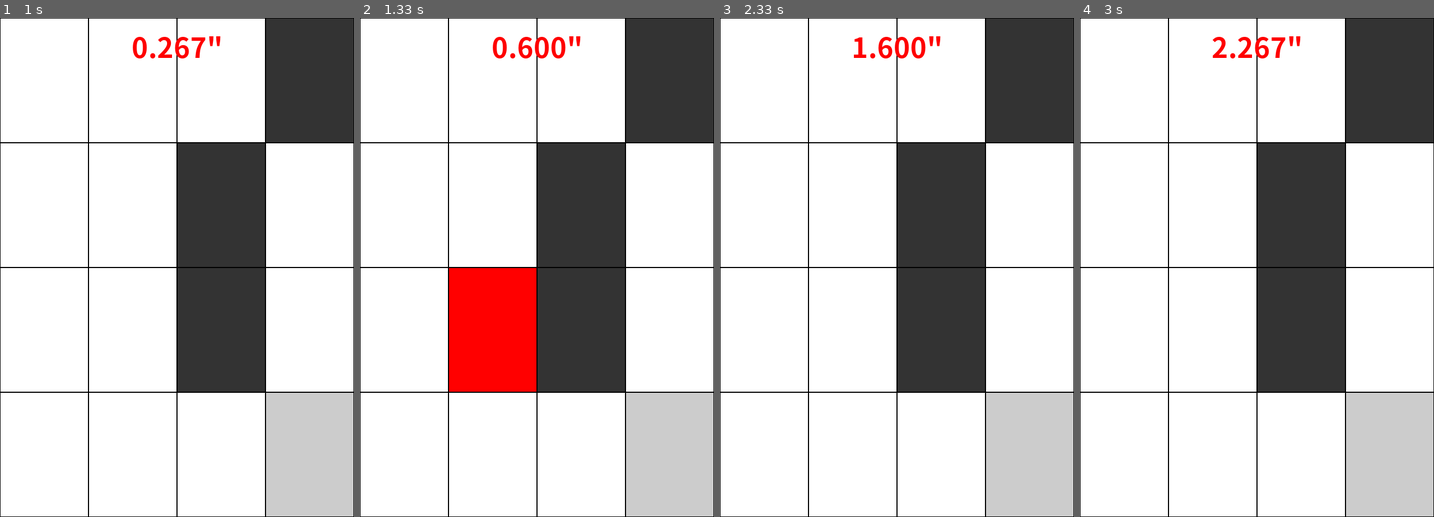
Above: before the commit, frames 1-4 (left to right).
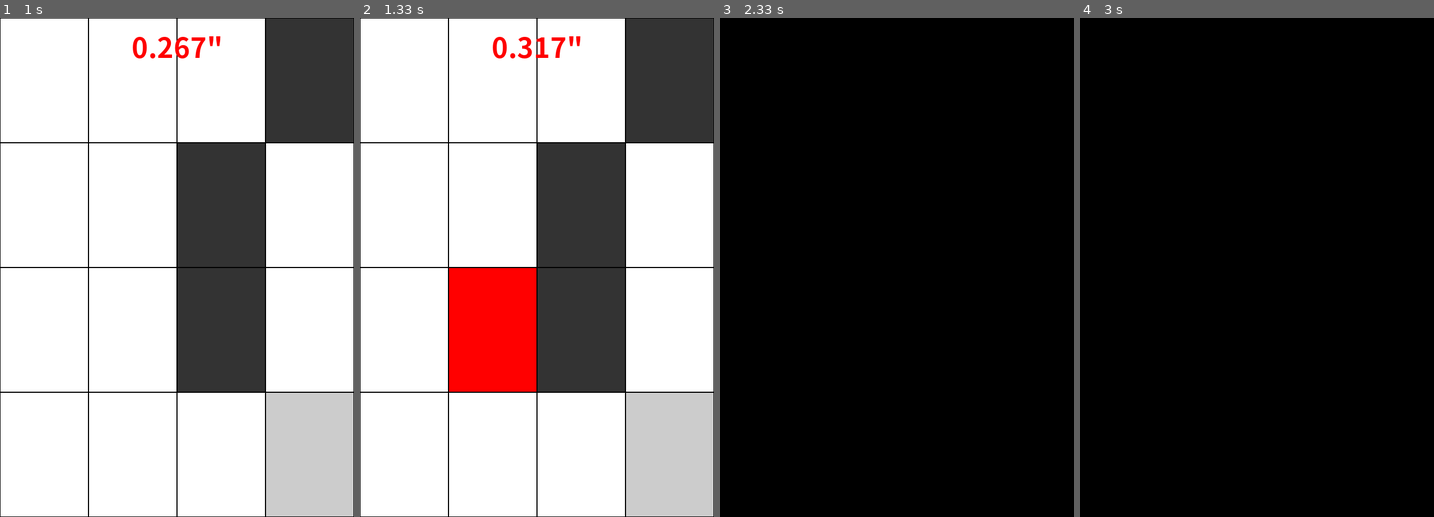
Above: after the commit, the same moments.

Repository: yviscool/pygame
Game: pygame game, started from donttap/main.py
Two runs of this game, one before a commit and one after it. Both use one fixed random seed, a clock stepped at 60 frames per second and the inputs below.
Inputs (mouse positions are in pixels of both pictures, inside the frame that each line leads up to):
- Up to frame 1 (1 s): click "街机(竞技)" at 0.38 s; click "开始" at 0.72 s
- Up to frame 2 (1.33 s): press the mouse at (469, 367) at 1.03 s; move the mouse to (505, 227) at 1.13 s; release the mouse at (540, 87) at 1.27 s
- Up to frame 3 (2.33 s): tap 1 at 1.33 s; click "返回" at 2.22 s
- Up to frame 4 (3 s): no input

Frame 1 is identical in both runs. In frame 2, 0.3% of the frame differs, in the area x 44-59%, y 3-9%; in frame 3, 98%, in the area x 0-100%, y 0-100%; in frame 4, 98%.

Commit message:
Update main.py

Diff:
--- a/donttap/main.py
+++ b/donttap/main.py
@@ -3,6 +3,7 @@
 '''
 import pygame
 import random
+import time
 
 # 初始化
 pygame.init()
@@ -31,9 +32,8 @@
 
 # 游戏执行条件
 run = True
-# 游戏结束  0 进行  1 胜利  -1 失败
-game_over = 0
-# 0 选择 1 游戏
+
+# -2 失败 -1 游戏失败中  0 选择  1 游戏开始  2 游戏进行  3 胜利
 step = 0
 
 # 常量
@@ -63,6 +63,7 @@
 BLOCKS_TYPE_CLICKED   = 2
 BLOCKS_TYPE_GOLD      = 3
 BLOCKS_TYPE_START     = 4
+
 # -1 代表红色(失败)
 # 0 代表白色(不可点击-否则失败)\
 # 1 代表灰色(可点击)
@@ -70,10 +71,10 @@
 # 3 代表黄色 (游戏开始的最后一排)
 # 4 代表开始的色块
 markers = [
-	[0, 0, 0, 0, 3],
-	[0, 0, 0, 0, 3],
-	[0, 0, 0, 0, 3],
-	[0, 0, 0, 0, 3],
+	[0, 0, 0, 0, BLOCKS_TYPE_GOLD],
+	[0, 0, 0, 0, BLOCKS_TYPE_GOLD],
+	[0, 0, 0, 0, BLOCKS_TYPE_GOLD],
+	[0, 0, 0, 0, BLOCKS_TYPE_GOLD],
 ]
 
 # [
@@ -156,21 +157,29 @@
 
 	def update(self):
 
+		global step
+
 		pos = pygame.mouse.get_pos()
+
+		if pygame.mouse.get_pressed()[0] == 0:
+			self.return_clicked = False
+			self.again_clicked = False
 
 		if self.return_btn[1].collidepoint(pos):
 			if pygame.mouse.get_pressed()[0] == 1 and self.return_clicked == False:
 				self.return_clicked = True
-				print('返回被点击')
+
+				step = 0
+				game.init()
+				game.init_block()
+				game.init_buttons()
+
 
 		if self.again_btn[1].collidepoint(pos):
 			if pygame.mouse.get_pressed()[0] == 1 and self.again_clicked == False:
 				self.again_clicked = True
-				print('重来被点击')
-
-		if pygame.mouse.get_pressed()[0] == 0:
-			self.return_clicked = False
-			self.again_clicked = False
+
+
 
 class Mode:
 
@@ -210,6 +219,8 @@
 		self.types = types
 		self.w = w
 		self.h = h
+
+		self.time  = pygame.time.get_ticks()
 
 		if types == 1:
 			self.txt = '经典'
@@ -240,7 +251,6 @@
 		self.block_color = color_lst[ (types-1) % 2 ]
 		self.txt_color   = color_lst[ types     % 2 ]
 
-		self.time  = pygame.time.get_ticks()
 
 		self.speed = 10
 
@@ -250,6 +260,8 @@
 			self.direction = -1 # 向左
 
 		self.reverse = False # 动画是否反转 , 选择和开始的时候
+
+		self.clicked = False
 
 	def draw(self):
 
@@ -267,15 +279,14 @@
 		)
 
 	def update(self):
-
 		self.move()
-		self.click()
+		# self.click()
 
 	def move(self):
 
-		now = pygame.time.get_ticks()
-
 		if self.speed:
+
+			now = pygame.time.get_ticks()
 
 			if now - self.time > self.start:
 
@@ -318,6 +329,7 @@
 
 		# 鼠标左键按下的时候
 		if pygame.mouse.get_pressed()[0] == 1 and self.clicked == False:
+
 			self.clicked = True
 
 			self.time = pygame.time.get_ticks()
@@ -332,11 +344,10 @@
 			else:
 				self.start = 800
 
-			step = 1
-
 			if self.rect.x // self.w == pos[0] // self.w \
 				and self.rect.y // self.h == pos[1] // self.h:
-				print('点击了')
+				step = 1
+				print(self.txt, '被点击了')
 
 # 游戏色块
 class Block:
@@ -385,7 +396,7 @@
 			self.color = GREY
 			self.txt = True
 
-	def draw(self, clicked, game):
+	def draw(self, clicked):
 
 		global step
 
@@ -400,11 +411,9 @@
 				pygame.draw.rect(screen, colors[self.repeat//30%2], self.rect)
 				self.repeat += 4
 			else:
-
 				if not self.once:
-					step = -1
+					step = -2
 					self.once = True
-
 
 
 		# 正确点击的时候 变成灰白 面积会慢慢变大
@@ -425,7 +434,7 @@
 		pygame.draw.rect(screen, BLACK, self.rect, BORDER)
 
 		# 开始按钮
-		if not clicked and self.txt:
+		if step == 1 and self.txt:
 			draw_text(
 				'开始',
 				yahei44,
@@ -435,9 +444,6 @@
 				True
 			)
 
-		if clicked and self.txt:
-			self.txt = None
-
 	def update(self):
 
 		if self.move:
@@ -455,6 +461,10 @@
 
 	def __init__(self):
 
+		self.init()
+
+
+	def init(self):
 		self.blocks = []
 		self.buttons = []
 
@@ -463,7 +473,6 @@
 
 		# 倒计时
 		self.time = None
-
 		#
 		self.str_time = None
 
@@ -471,6 +480,7 @@
 
 	# 生成最初砖块
 	def init_block(self):
+
 		# 随机产生色块
 		# markers = [
 		# 	[0, 0, 0, 0, 3],
@@ -479,6 +489,13 @@
 		# 	[0, 0, 0, 0, 3],
 		# ]
 		#   0   1  2  3  4
+
+		markers = [
+			[0, 0, 0, 0, BLOCKS_TYPE_GOLD],
+			[0, 0, 0, 0, BLOCKS_TYPE_GOLD],
+			[0, 0, 0, 0, BLOCKS_TYPE_GOLD],
+			[0, 0, 0, 0, BLOCKS_TYPE_GOLD],
+		]
 
 		W = WIDTH  // 4
 		H = HEIGHT // 4
@@ -534,10 +551,10 @@
 		# 绘制背景
 		self.draw_background()
 
-		# 绘制砖块
-		if step == 1:
+		# 绘制砖块  (游戏进行和游戏失败中都应该是绘制砖块的的)
+		if step in (1, 2, 3, -1):
 			self.draw_blocks()
-		elif step == -1:
+		elif step == -2:
 			self.prompt.draw()
 			self.prompt.update()
 
@@ -548,6 +565,7 @@
 	# 绘制背景
 	def draw_background(self):
 
+		# 选择 黑色的
 		if step == 0:
 			screen.fill(BLACK)
 		else:
@@ -557,24 +575,24 @@
 	def draw_buttons(self):
 		for b in self.buttons:
 			b.draw()
-			b.update()
 
 	# 绘制砖块
 	def draw_blocks(self):
 
 		for b in self.blocks:
-			b.draw(self.time, self)
-
-		# 倒计时
-		counter = '0.000"'
-
-		if self.time:
-
+			b.draw(self.time)
+
+		# 游戏开始
+		if step == 1:
+			counter = '0.000"'
+		# 游戏进行
+		elif step == 2:
 			now = pygame.time.get_ticks()
-
 			counter = '{:.3f}'.format(round((now-self.time)/1000, 3)) + '"'
-
 			self.str_time = counter
+		else:
+			counter = self.str_time
+
 
 		# 绘制倒计时
 		draw_text(
@@ -589,15 +607,46 @@
 	# 更新
 	def update(self):
 
-		if game_over == 0:
-			# 处理点击
-			pos = self.click()
-
-
-
-	def click(self):
-
-		global game_over
+		if step in (1, 2):
+			self.click_blocks()
+
+		# if step == 0:
+		# 	self.click_buttons()
+
+
+		for b in self.buttons:
+			b.update()
+
+
+	def click_buttons(self):
+
+		global step
+
+		# 获取鼠标位置
+		pos = pygame.mouse.get_pos()
+
+		for button in self.buttons:
+
+			button.time = pygame.time.get_ticks()
+			button.speed = 10
+			button.reverse = True
+
+			if button.types in [1,4]:
+				button.start = 100
+			elif button.types in [2, 5]:
+				button.start = 500
+			else:
+				button.start = 800
+
+			if button.rect.x // button.w == pos[0] // button.w \
+				and button.rect.y // button.h == pos[1] // button.h:
+				step = 1
+				print(button.txt, '被点击了')
+
+
+	def click_blocks(self):
+
+		global step
 
 		# 获取鼠标位置
 		pos = pygame.mouse.get_pos()
@@ -616,9 +665,12 @@
 				# 判断是否被点击了，是的话 全部都要移动
 				if pos[1] // 225 == 2:
 
-					# 倒计时条件
-					if not self.time:
+					# 从游行开始变成 -- 游戏进行
+					if step == 1:
+						# 游戏开始时间
 						self.time = pygame.time.get_ticks()
+						# 游戏进行
+						step = 2
 
 					# 判断哪个块是否被点击了
 					if block.rect.x // 160  == pos[0] // 160 \
@@ -631,8 +683,10 @@
 								block.move = True
 						else:
 							block.get_color(-1)
-							game_over = True
 							self.prompt.time = self.str_time
+							# 失败中..., 等待红色闪烁三次后 变为失败
+							step = -1
+
 
 
 		for block in self.blocks:
@@ -659,53 +713,6 @@
 
 
 
-	def update_block(self, pos):
-
-
-		if not self.time:
-			self.time = pygame.time.get_ticks()
-
-		for block in self.blocks:
-
-			# 判断是否被点击了，是的话 全部都要移动
-			if pos[1] // 225 == 2:
-
-				# 判断哪个块是否被点击了
-				if block.rect.x // 160  == pos[0] // 160 \
-					and block.rect.y // 225 == pos[1] // 225:
-
-					if block.color == GREY:
-						shot_fx.play()
-						block.get_color(2)
-					else:
-						block.get_color(-1)
-
-				block.move = True
-
-		for block in self.blocks:
-
-			block.update()
-
-			# 越界判断
-			for block in self.blocks:
-				if block.rect.y > HEIGHT - 10:
-					self.blocks.remove(block)
-
-			# 当最后一排色块被移除时候, 要补充最前面的砖块
-			if len(self.blocks) < 20:
-
-				i = random.choice([0, 1, 3, 4])
-
-				for x in range(0, 640, 160):
-					# 0 160 320 480
-					if x // 100 == i:
-						block = Block(BLOCKS_TYPE_CLICKABLE, x, -225)
-					else:
-						block = Block(BLOCKS_TYPE_COMMON, x, -225)
-
-					self.blocks.append(block)
-
-
 game = Game()
 
 game.init_block()
@@ -724,8 +731,12 @@
 
 		if event.type == pygame.QUIT:
 			run = False
-
-		if event.type == pygame.KEYDOWN:
+		elif event.type == pygame.MOUSEBUTTONDOWN:
+			if event.button == 1:
+				if step == 0:
+					game.click_buttons()
+
+		elif event.type == pygame.KEYDOWN:
 			if event.key == pygame.K_1:
 				shot_fx.play()
 
